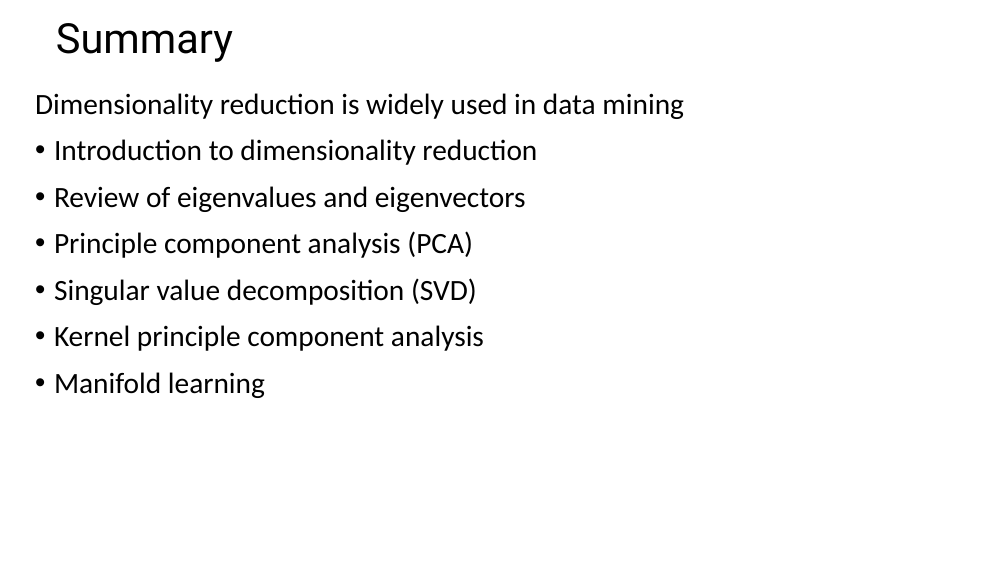
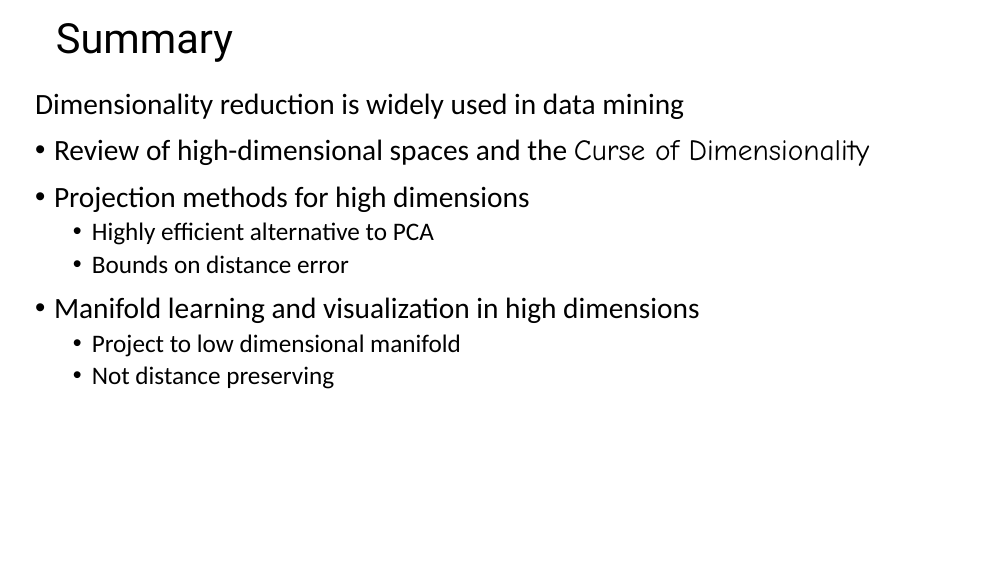
Before and after one commit to StephenElston/CSCI-E-108, a slide deck: slide 43 of slides/10_DimensionalityReduction_Part2.pptx (slide 31 before the commit). Drawn at 1008x567 pixels with LibreOffice and Linux fonts; fonts in the diff are those of the drawing. Boxes give left, top, right and bottom in pixels: in the first picture for what was removed or moved away, otherwise in the second. Text is boxed around its words. In the diff, an @@ line names an element or a change of style, - is before the commit and + after.

```diff
--- a/slides/10_DimensionalityReduction_Part2.pptx
+++ b/slides/10_DimensionalityReduction_Part2.pptx
@@ text at [54,139,870,389]: text changed @@
-• Introduction to dimensionality reduction
-• Review of eigenvalues and eigenvectors
-• Principle component analysis (PCA)
-• Singular value decomposition (SVD)
-• Kernel principle component analysis
-• Manifold learning
+• Review of high-dimensional spaces and the Curse of Dimensionality
+• Projection methods for high dimensions
+  • Highly efficient alternative to PCA
+  • Bounds on distance error
+• Manifold learning and visualization in high dimensions
+  • Project to low dimensional manifold
+  • Not distance preserving
```
Also in this commit, not shown: 10 other slides changed, 12 slides added.
